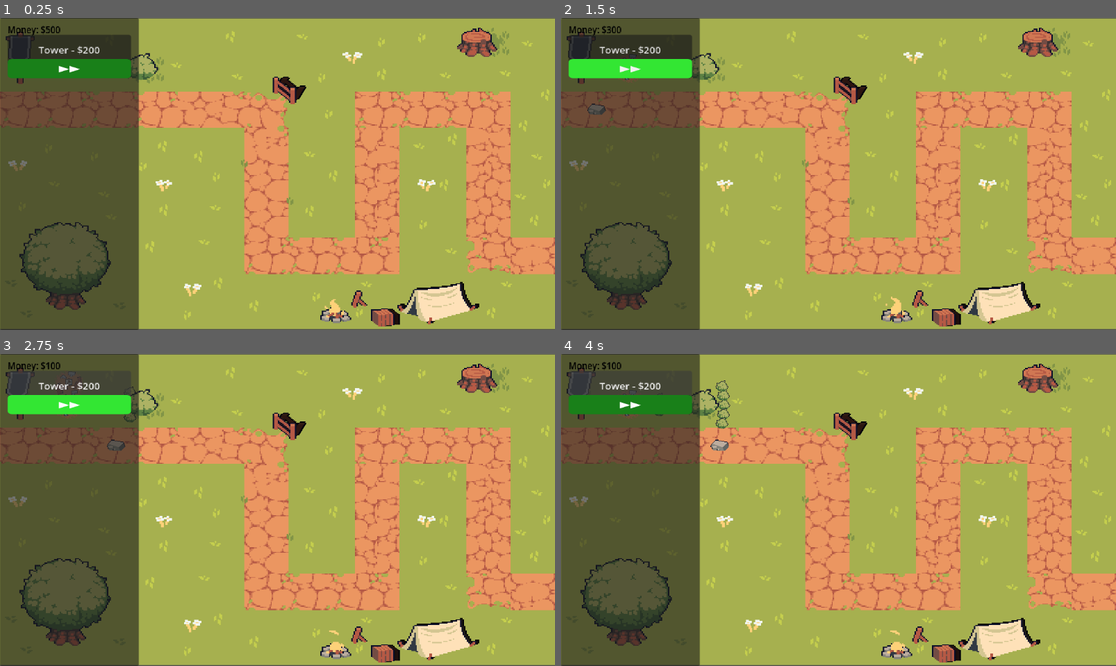
Above: before the commit, frames 1-4 (two rows, left to right).
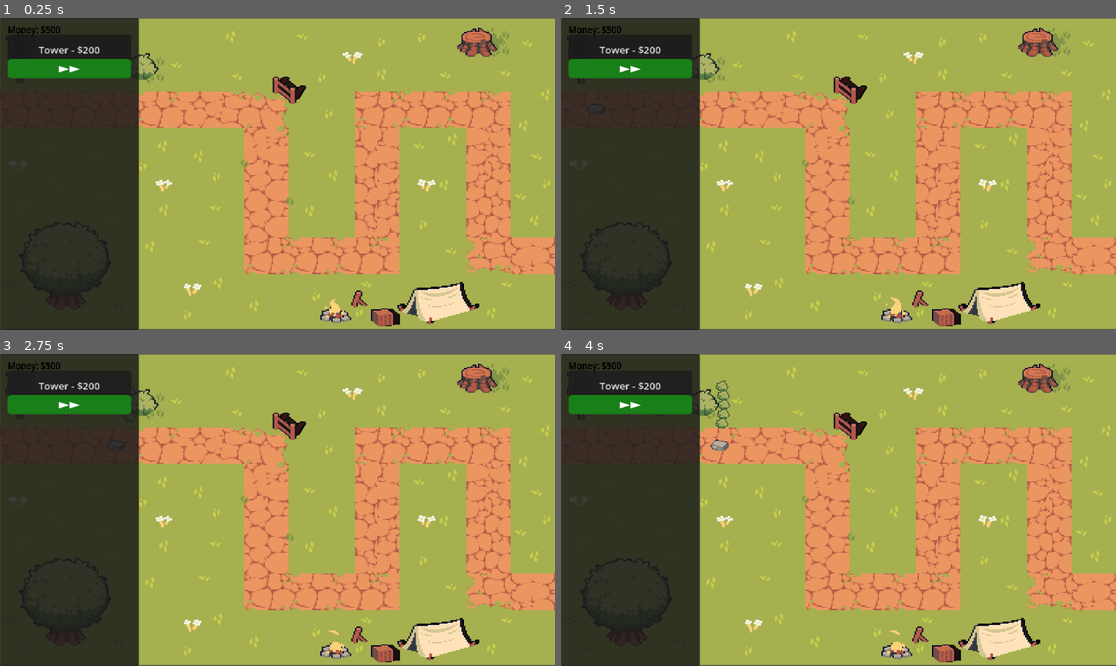
Above: after the commit, the same moments.

Repository: Matthewfrogman/Battle_towers
Game: Godot game, scene res://scenes/world_root.tscn
Two runs of this game, one before a commit and one after it. Both use one fixed random seed, a clock stepped at 60 frames per second and the inputs below. This scene is started directly instead of the project's main scene.
Inputs:
- Up to frame 1 (0.25 s): no input
- Up to frame 2 (1.5 s): click "Tower - $200" at 0.5 s; click "▶▶" at 1.25 s
- Up to frame 3 (2.75 s): click "Tower - $200" at 2 s
- Up to frame 4 (4 s): click "▶▶" at 2.75 s; click "Tower - $200" at 3.5 s

The runs differ from the first frame. In frame 1, 21% of the frame differs, in the area x 0-26%, y 0-100%; in frame 2, 22%; in frame 3, 24%; in frame 4, 23%.

Commit message:
Update world_root.tscn

Diff:
--- a/scenes/world_root.tscn
+++ b/scenes/world_root.tscn
@@ -1,8 +1,9 @@
 [gd_scene format=3 uid="uid://cjbqyrtwhecmc"]
 
 [ext_resource type="PackedScene" uid="uid://dytg75fv2w3ci" path="res://Map_1.tscn" id="1_ycrkx"]
-[ext_resource type="PackedScene" path="res://scenes/enemy_direction_collider.tscn" id="2_psreq"]
+[ext_resource type="PackedScene" uid="uid://cnfjfb58e7bov" path="res://scenes/enemy_direction_collider.tscn" id="2_psreq"]
 [ext_resource type="PackedScene" path="res://scenes/enemy_base.tscn" id="3_t21ho"]
+[ext_resource type="PackedScene" uid="uid://7c5fgd6cuy2o" path="res://scenes/shop.tscn" id="4_ltld7"]
 
 [node name="world_root" type="Node2D" unique_id=310671566]
 
@@ -33,3 +34,5 @@
 
 [node name="enemy" parent="." unique_id=1334610211 instance=ExtResource("3_t21ho")]
 position = Vector2(-39, 190)
+
+[node name="CanvasLayer" parent="." unique_id=444425766 instance=ExtResource("4_ltld7")]
